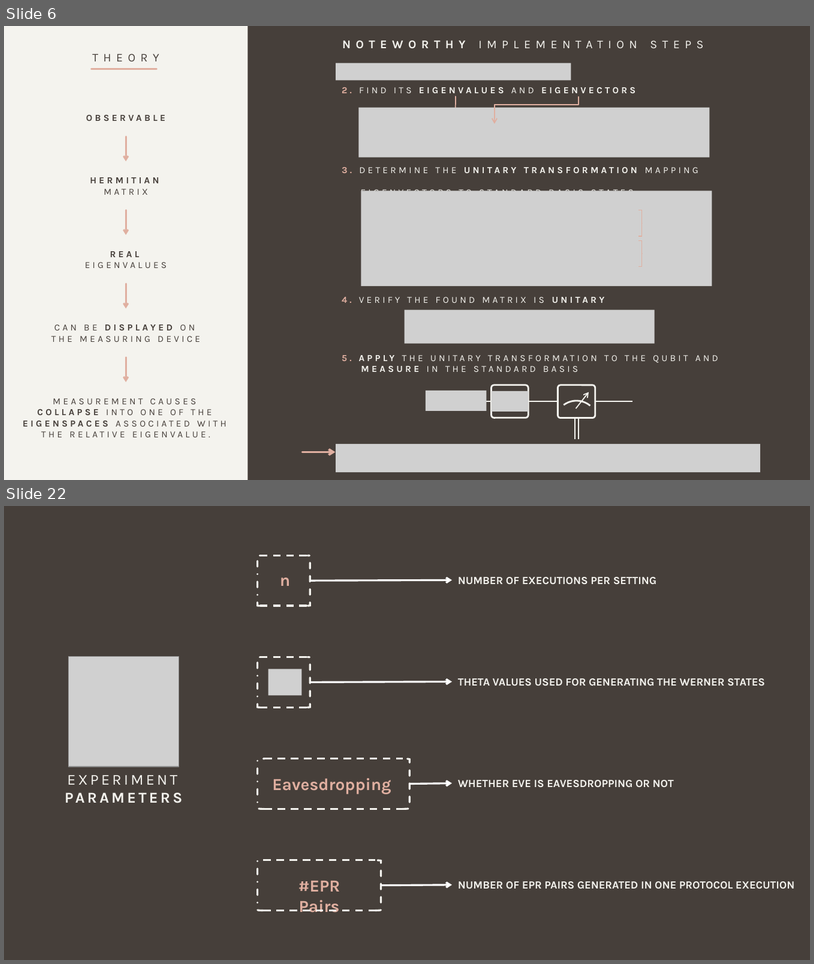
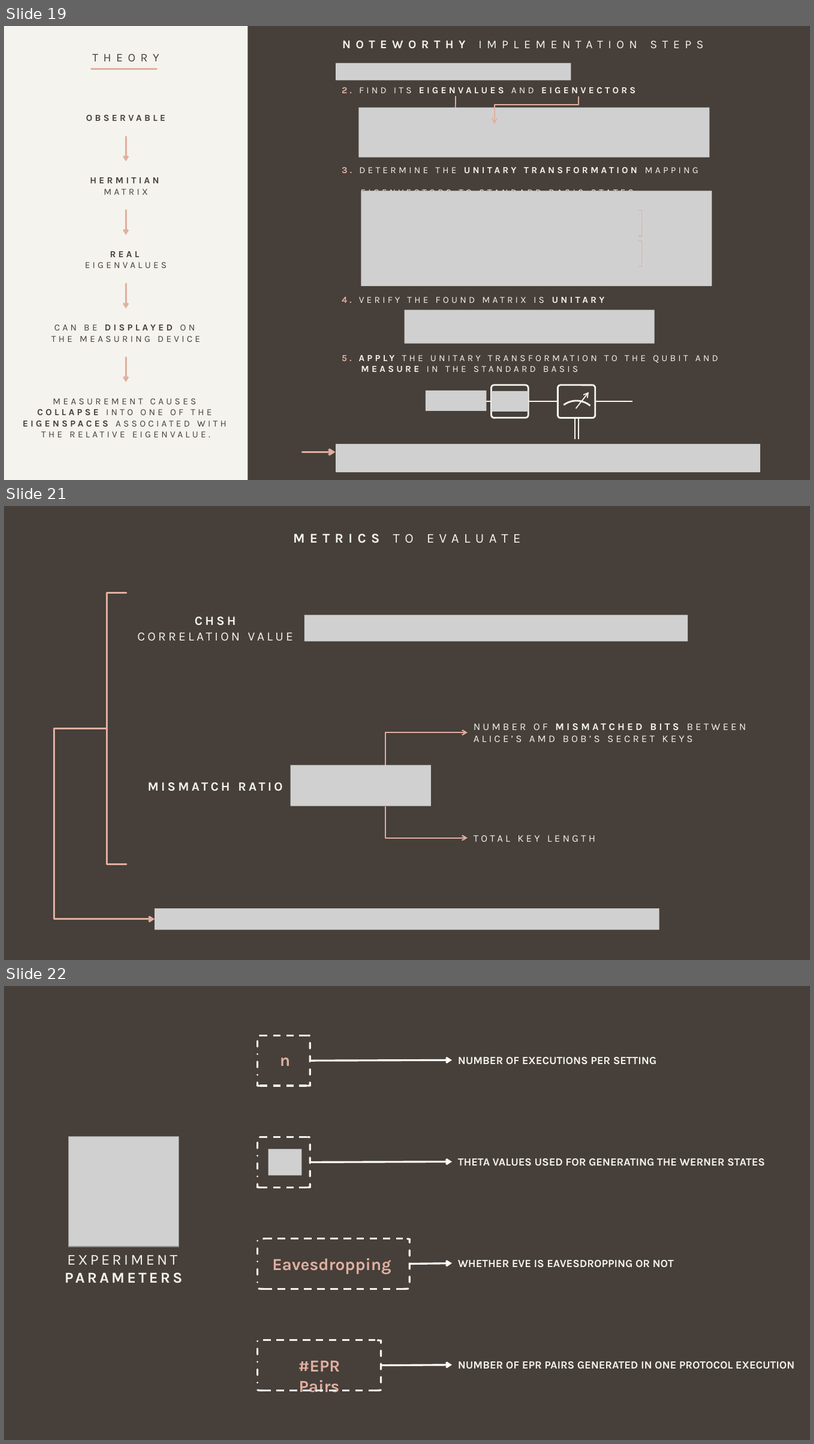
Before and after one commit to giovanniligato/E91-Protocol, a slide deck: Slides/E91 Protocol.pptx. Shown one above the other, each under a label of ours: slides 6 and 22 before the commit, slides 19, 21 and 22 after it; the slides between them are not shown. The pictures are 814x964 and 814x1444 pixels, drawn with LibreOffice and Linux fonts; fonts in the diff are those of the drawing; grey boxes stand for pictures. Boxes give left, top, right and bottom in pixels: in the first picture for what was removed or moved away, otherwise in the second. Text is boxed around its words. In the diff, an @@ line names an element or a change of style, - is before the commit and + after.

```diff
--- a/Slides/E91 Protocol.pptx
+++ b/Slides/E91 Protocol.pptx
@@ slide 21 added at [4, 506, 810, 960], background #463F3A @@
@@ text added at [293, 534, 521, 543], 16 pt, text #F4F3EE @@
+METRICS TO EVALUATE
@@ right brace added at [87, 592, 126, 864], outline #E0AFA0 2.25 pt @@
@@ group added at [124, 615, 747, 841]: 4 texts, 2 elbow arrows, 2 pictures @@
+MISMATCH RATIO
+NUMBER OF MISMATCHED BITS BETWEEN ALICE’S AMD BOB’S SECRET KEYS
+TOTAL KEY LENGTH
+CHSH
+CORRELATION VALUE
@@ elbow arrow added from (87, 728) to (155, 919), #E0AFA0 2.25 pt @@
@@ picture added at [155, 908, 660, 930] @@
@@ what was slide 6 is now slide 19 @@
```
Also in this commit, not shown: 5 slides changed, 8 other slides added, 22 slides removed.
